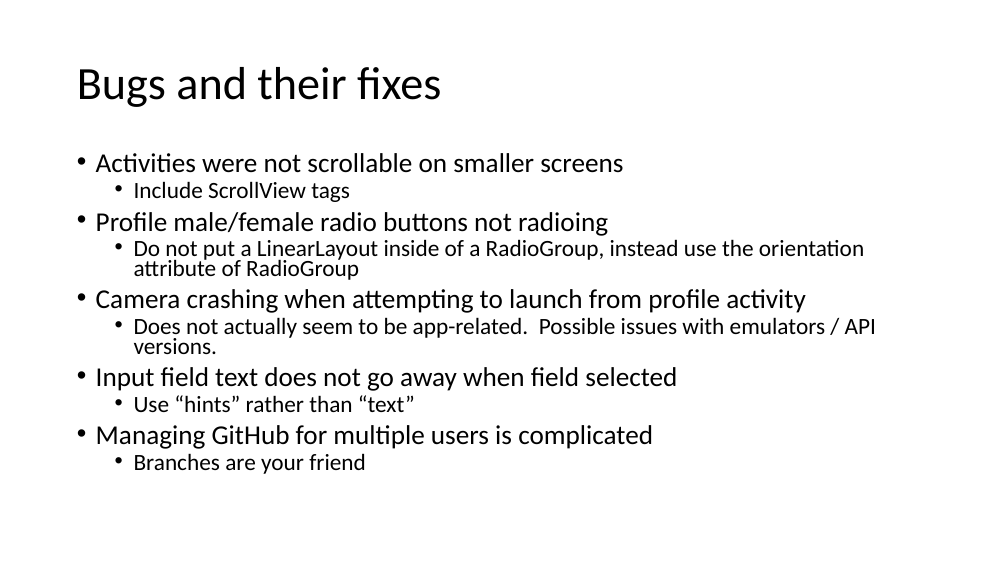
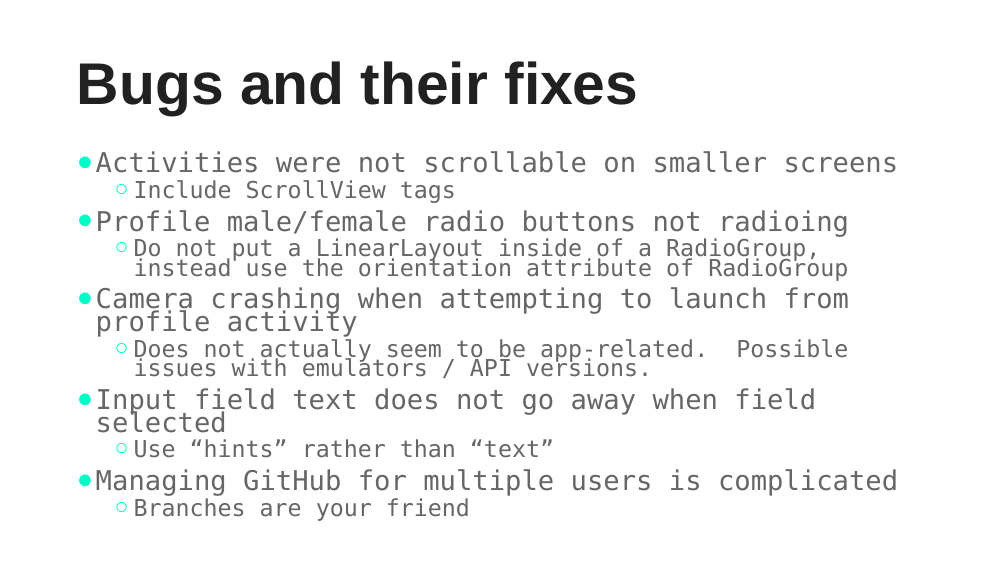
Before and after one commit to jcsullivan/CS6018Project, a slide deck: slide 7 of Part 1/LifestyleApp.pptx. Drawn at 1008x567 pixels with LibreOffice and Linux fonts; fonts in the diff are those of the drawing. Boxes give left, top, right and bottom in pixels: in the first picture for what was removed or moved away, otherwise in the second. Text is boxed around its words. In the diff, an @@ line names an element or a change of style, - is before the commit and + after.

```diff
--- a/Part 1/LifestyleApp.pptx
+++ b/Part 1/LifestyleApp.pptx
@@ title "Bugs and their fixes" at [77, 61, 638, 115]: size 44 to 56 pt, font Calibri to Arial, text colour #000000 to #212121, bold on @@
@@ text "Activities were not scrollable on ..." at [96, 151, 899, 521]: font Calibri to DejaVu Sans Mono, text colour #000000 to #666666; bullet • to ●; less space between paragraphs; bullet • to ○; more space between paragraphs @@
```
Also in this commit, not shown: 7 other slides changed.
